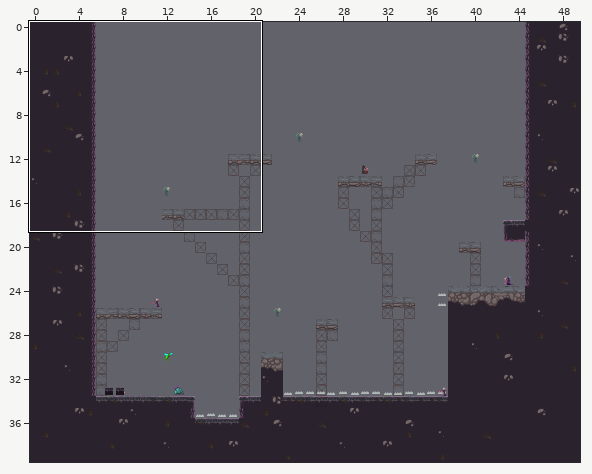
Tiled map (JSON) -- Eudaemon/desktop/out/production/resources/levels/level2.json. Above: a wide view before the commit, with the close-up outlined.
Close-up. Earlier state:
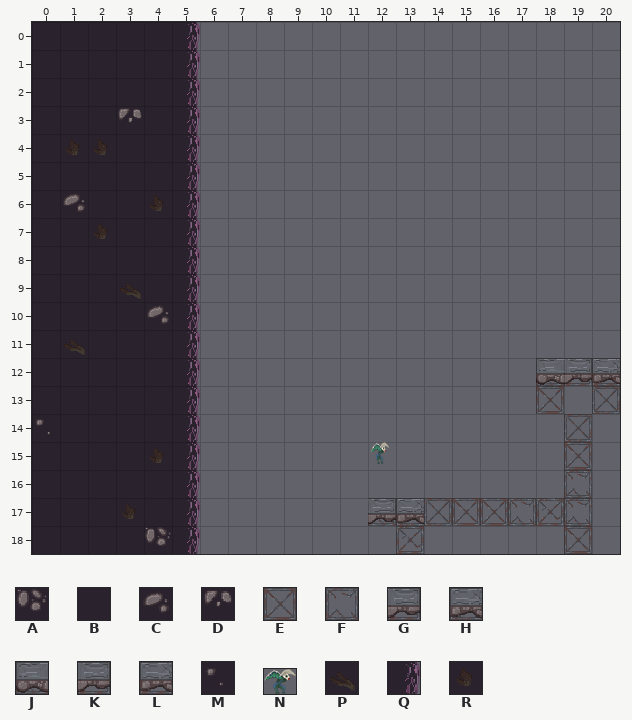
Cells are 32x32 px. Shown: x 0..20, y 0..18. The commit also changed other parts of the map, which this record leaves out.
Key: from "Eudaemon Tilleset": A 10 "DeepDirt1x1A", B 11 "DeepDirt1x1B", C 12 "DeepDirt1x1C", D 16 "DirtDeepDirt1x1D", E 19 "Scaffolding1x1A", F 20 "Scaffolding1x1B", G 21 "Scaffolding1x1C", H 22 "Scaffolding1x1D", J 25 "ConcreteNoBottom2x1_1A", K 26 "ConcreteNoBottom2x1_2A", L 27 "ConcreteNoBottom2x1_1B", M 53 "DeepDirt1x1D", N 80 "flyGuardian", P 89 "CorruptedDirtC", Q 93 "CorruptedRightA", R 105 "CorruptedDirtB".
_ is an empty cell.
Objects are placed by their top-left corner, in cells (3,4 is the top-left corner of cell 3,4); size is 1x1 cell unless given.
Layer "TileLayerBG" before, first column x 0:
 0 _____________________
 1 _____________________
 2 _____________________
 3 _____________________
 4 _____________________
 5 _____________________
 6 _____________________
 7 _____________________
 8 _____________________
 9 _____________________
10 _____________________
11 _____________________
12 __________________FGG
13 __________________E_H
14 ___________________H_
15 ___________________E_
16 ___________________F_
17 ____________FHHEEFGF_
18 _____________G_____E_
Layer "TileLayerFG" before, first column x 0:
 0 BBBBBQ_______________
 1 BBBBBQ_______________
 2 BBBBBQ_______________
 3 BBBDBQ_______________
 4 BRRBBQ_______________
 5 BBBBBQ_______________
 6 BCBBRQ_______________
 7 BBRBBQ_______________
 8 BBBBBQ_______________
 9 BBBPBQ_______________
10 BBBBCQ_______________
11 BPBBBQ_______________
12 BBBBBQ____________JKL
13 BBBBBQ_______________
14 MBBBBQ_______________
15 BBBBRQ_______________
16 BBBBBQ_______________
17 BBBRBQ______KL_______
18 BBBBAQ_______________
Objects on layer "ObjectLayer" before:
N "FlyGuardian" at 12.1,15 size 0.6x0.8
After the commit:
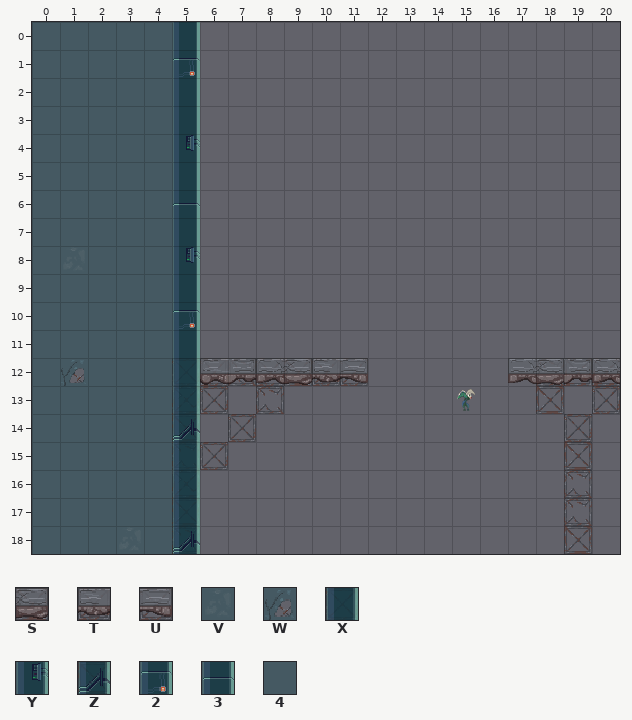
Further tiles: from "Eudaemon Tilleset": S 28 "ConcreteNoBottom2x1_2B", T 29 "ConcreteNoBottom2x1_1C", U 30 "ConcreteNoBottom2x1_2C", V 58 "BGConcreteD", W 59 "BGConcreteE", X 148 "MetalPlatformDVert", Y 149 "MetalPlatformEVert", Z 150 "MetalPlatformFVert", 2 154 "MetalPlatformBVert", 3 155 "MetalPlatformCVert", 4 156 "MetalWallBGA".
See-through tiles are keyed as they look on the map.
Changes in this commit:
Layer "TileLayerBG2":
y 0..7: x 0..5 ______ -> 444444
y 8: x 0..5 ______ -> 4V4444
y 9..11: x 0..5 ______ -> 444444
y 12: x 0..5 ______ -> 4W4444
y 13..17: x 0..5 ______ -> 444444
y 18: x 0..5 ______ -> 444V44
Layer "TileLayerBG":
y 12: x 5..11 _______ -> HHFHEHH
y 13: x 5..6 __ -> GH; x 8 _ -> F
y 14: x 5 _ -> E; x 7 _ -> H
y 15: x 5..6 __ -> FH
y 16: x 5 _ -> G
y 17: x 5 _ -> E; x 12..18 FHHEEFG -> _______
y 18: x 5 _ -> F; x 13 G -> _
Layer "TileLayerFG":
y 0: x 0..5 BBBBBQ -> _____X
y 1: x 0..5 BBBBBQ -> _____2
y 2: x 0..5 BBBBBQ -> _____X
y 3: x 0..5 BBBDBQ -> _____X
y 4: x 0..5 BRRBBQ -> _____Y
y 5: x 0..5 BBBBBQ -> _____X
y 6: x 0..5 BCBBRQ -> _____3
y 7: x 0..5 BBRBBQ -> _____X
y 8: x 0..5 BBBBBQ -> _____Y
y 9: x 0..5 BBBPBQ -> _____X
y 10: x 0..5 BBBBCQ -> _____2
y 11: x 0..5 BPBBBQ -> _____X
y 12: x 0..11 BBBBBQ______ -> _____XJKLSTU; x 17..18 _J -> LS
y 13: x 0..5 BBBBBQ -> _____X
y 14: x 0..5 MBBBBQ -> _____Z
y 15: x 0..5 BBBBRQ -> _____X
y 16: x 0..5 BBBBBQ -> _____X
y 17: x 0..5 BBBRBQ -> _____X; x 12..13 KL -> __
y 18: x 0..5 BBBBAQ -> _____Z
Layer "ObjectLayer":
changed: N "FlyGuardian" at 12.1,15 size 0.6x0.8 -> N "FlyGuardian" at 15.2,13.1 size 0.6x0.8
